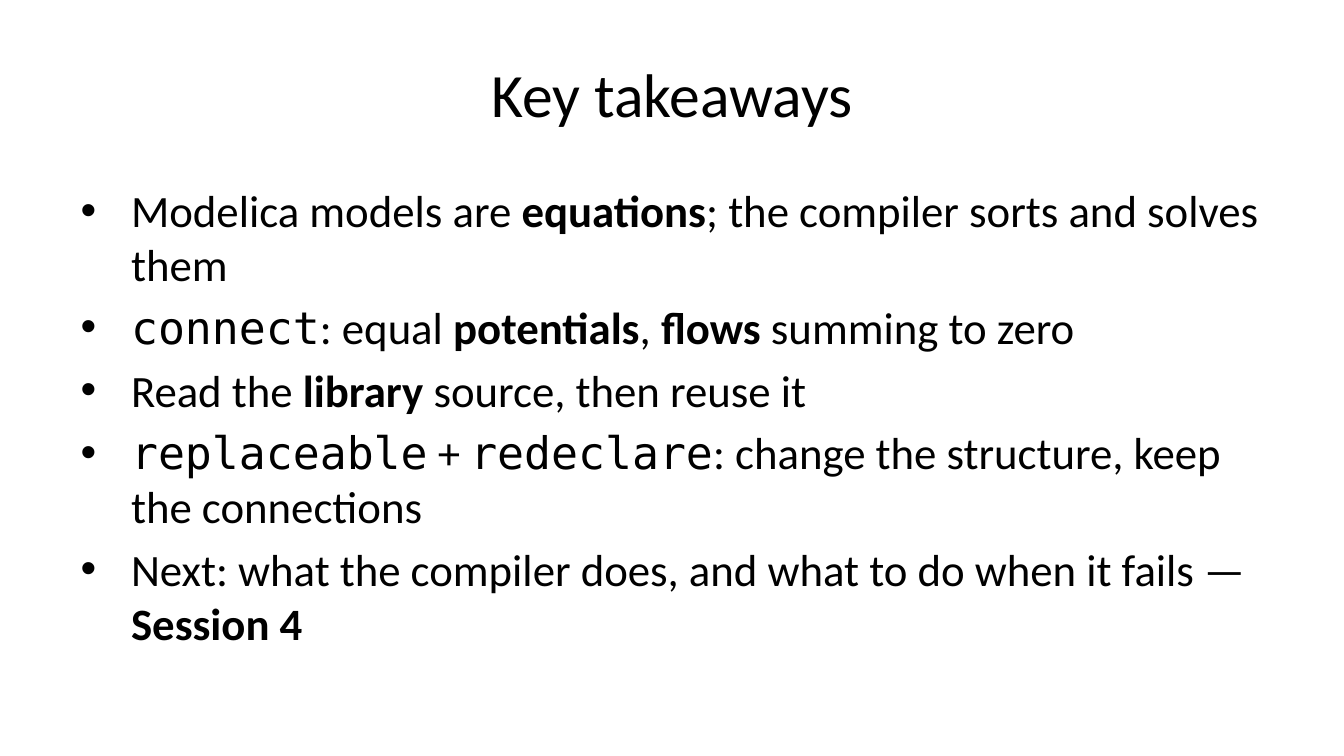
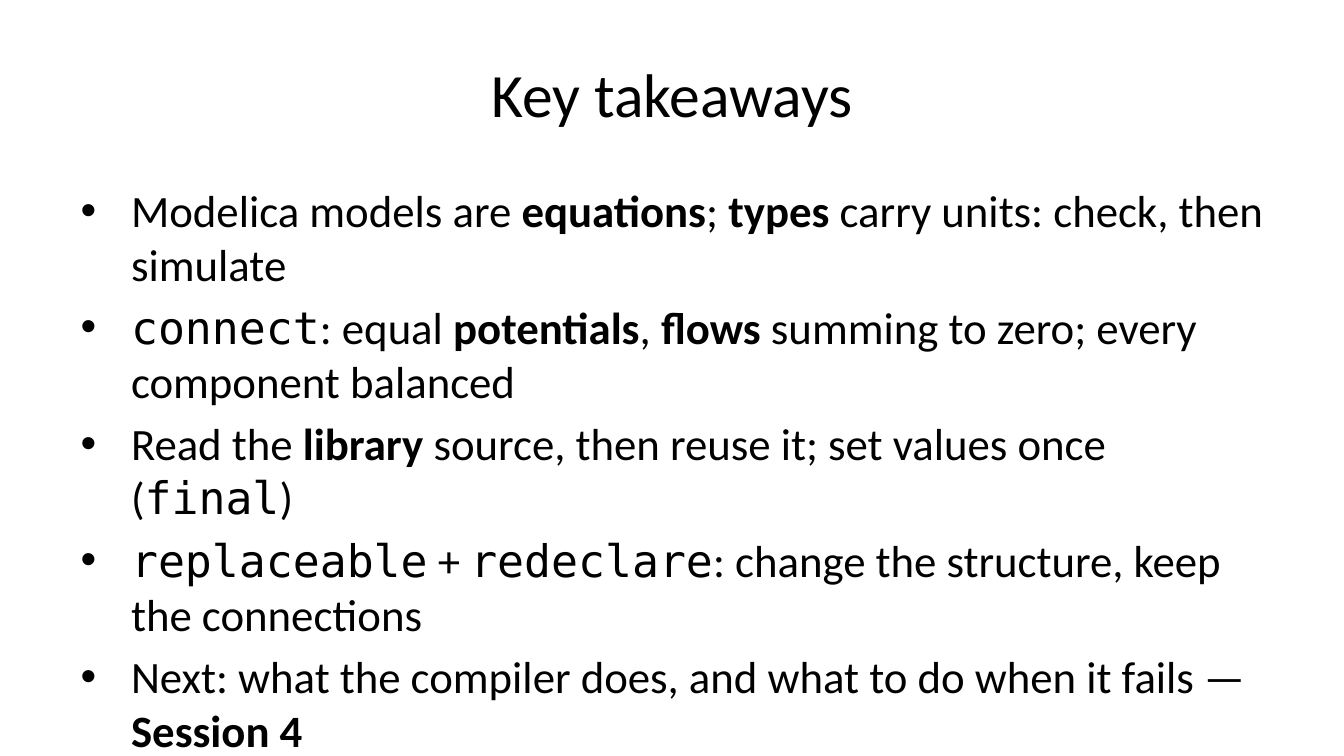
Before and after one commit to DSSchiera/energy-systems-modelica-python-course-participant, a slide deck: slide 29 of slides/session_03/session_03.pptx (slide 25 before the commit). Drawn at 1344x756 pixels with LibreOffice and Linux fonts; fonts in the diff are those of the drawing. Boxes give left, top, right and bottom in pixels: in the first picture for what was removed or moved away, otherwise in the second. Text is boxed around its words. In the diff, an @@ line names an element or a change of style, - is before the commit and + after.

```diff
--- a/slides/session_03/session_03.pptx
+++ b/slides/session_03/session_03.pptx
@@ text at bbox=[131, 195, 1263, 520]: text changed @@
-• Modelica models are equations; the compiler sorts and solves them
-• connect: equal potentials, flows summing to zero
-• Read the library source, then reuse it
+• Modelica models are equations; types carry units: check, then simulate
+• connect: equal potentials, flows summing to zero; every component balanced
+• Read the library source, then reuse it; set values once (final)
```
Also in this commit, not shown: 9 other slides changed, 7 slides added, 3 slides removed, 12 other files.
